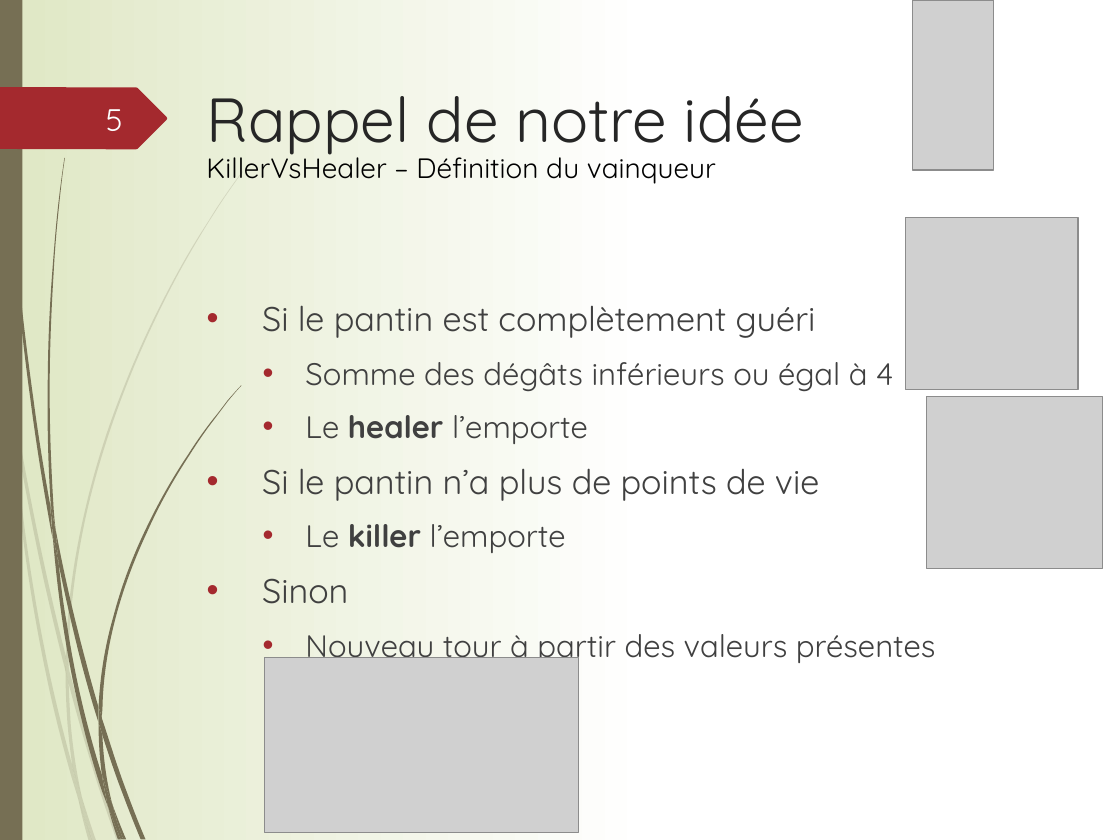
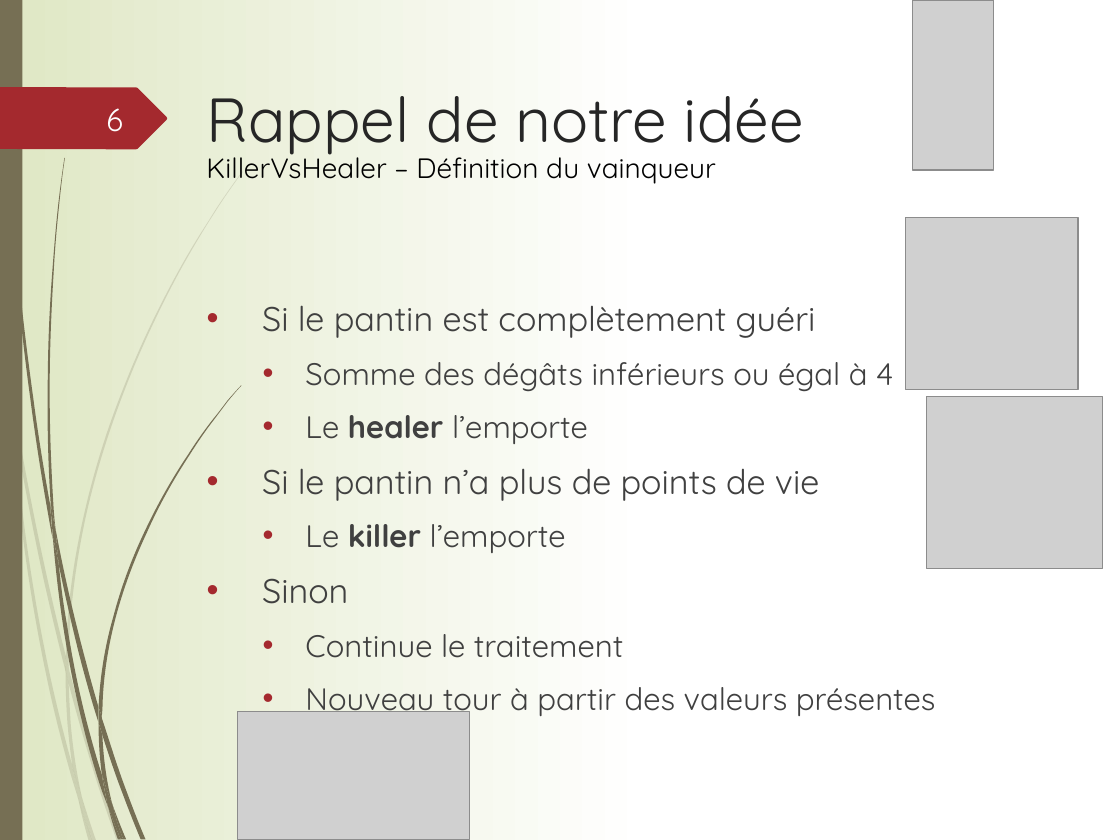
Before and after one commit to jermoret/KillerVsHealer, a slide deck: slide 6 of Presentation/KillerVsHealer.pptx (slide 5 before the commit). Drawn at 1120x840 pixels with LibreOffice and Linux fonts; fonts in the diff are those of the drawing; grey boxes stand for pictures. Boxes give left, top, right and bottom in pixels: in the first picture for what was removed or moved away, otherwise in the second. Text is boxed around its words. In the diff, an @@ line names an element or a change of style, - is before the commit and + after.

```diff
--- a/Presentation/KillerVsHealer.pptx
+++ b/Presentation/KillerVsHealer.pptx
@@ page number at (106,108,123,132): text changed @@
-5
+6
@@ text at (305,634,624,658): paragraph added @@
+  • Continue le traitement
@@ picture: place and size @@
-picture at (264,657,579,832)
+picture at (237,711,469,840)
```
Also in this commit, not shown: 2 other slides changed, 3 slides added.
